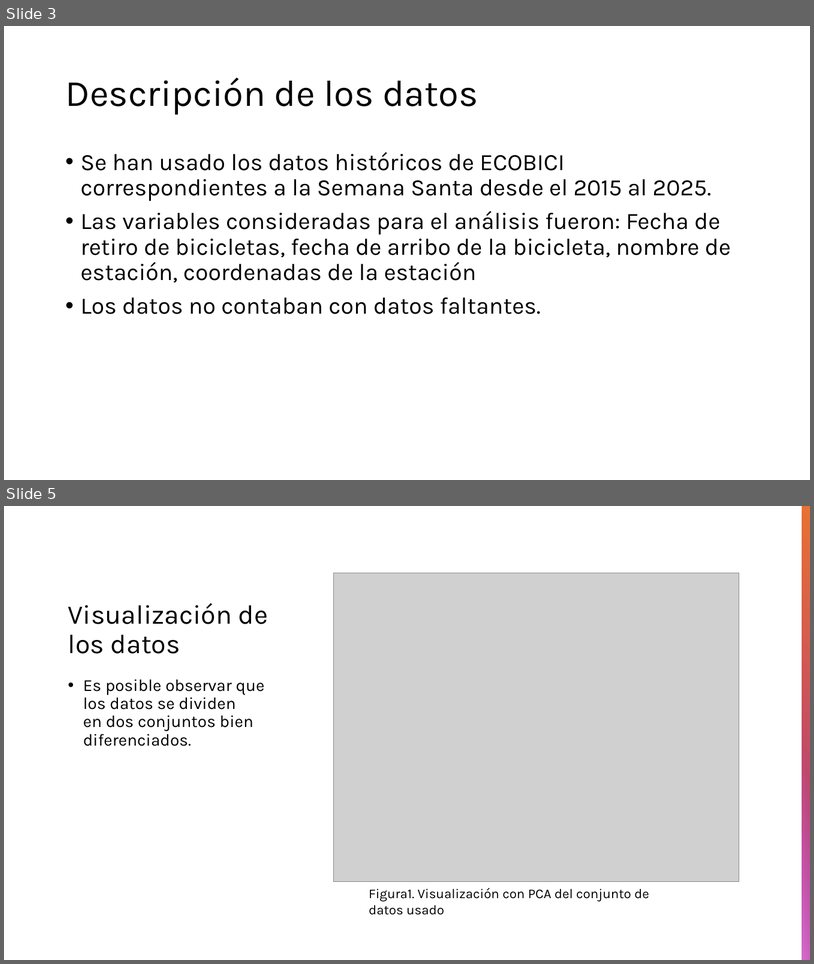
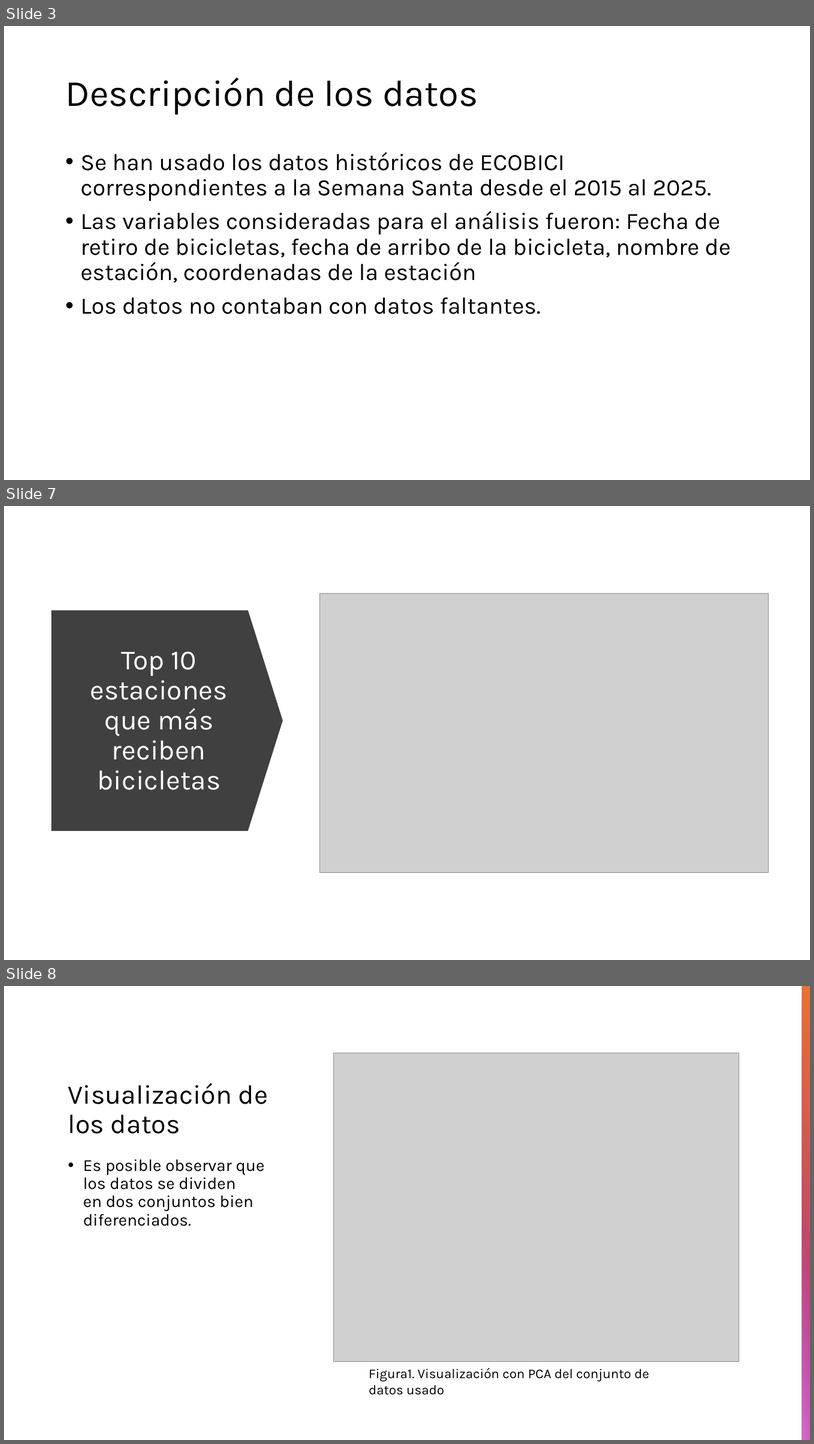
Before and after one commit to Ari-Castellanos/Proyecto-1-Seminario-2, a slide deck: Proyecto1_Seminario2.pptx. Shown one above the other, each under a label of ours: slides 3 and 5 before the commit, slides 3, 7 and 8 after it; the slides between them are not shown. The pictures are 814x964 and 814x1444 pixels, drawn with LibreOffice and Linux fonts; fonts in the diff are those of the drawing; grey boxes stand for pictures. Boxes give left, top, right and bottom in pixels: in the first picture for what was removed or moved away, otherwise in the second. Text is boxed around its words. In the diff, an @@ line names an element or a change of style, - is before the commit and + after.

```diff
--- a/Proyecto1_Seminario2.pptx
+++ b/Proyecto1_Seminario2.pptx
@@ slide 7 added at (x1=4, y1=506, x2=810, y2=960), background #FFFFFF @@
@@ picture added at (x1=320, y1=593, x2=768, y2=873) @@
@@ down arrow added at (x1=52, y1=610, x2=284, y2=831), fill #404040 @@
@@ title added at (x1=90, y1=651, x2=228, y2=790), 33 pt, text #FFFFFF @@
+Top 10 estaciones que más reciben bicicletas
@@ what was slide 5 is now slide 8 @@
```
Also in this commit, not shown: 2 slides changed, 3 other slides added, 1 slide removed, 1 other file.
